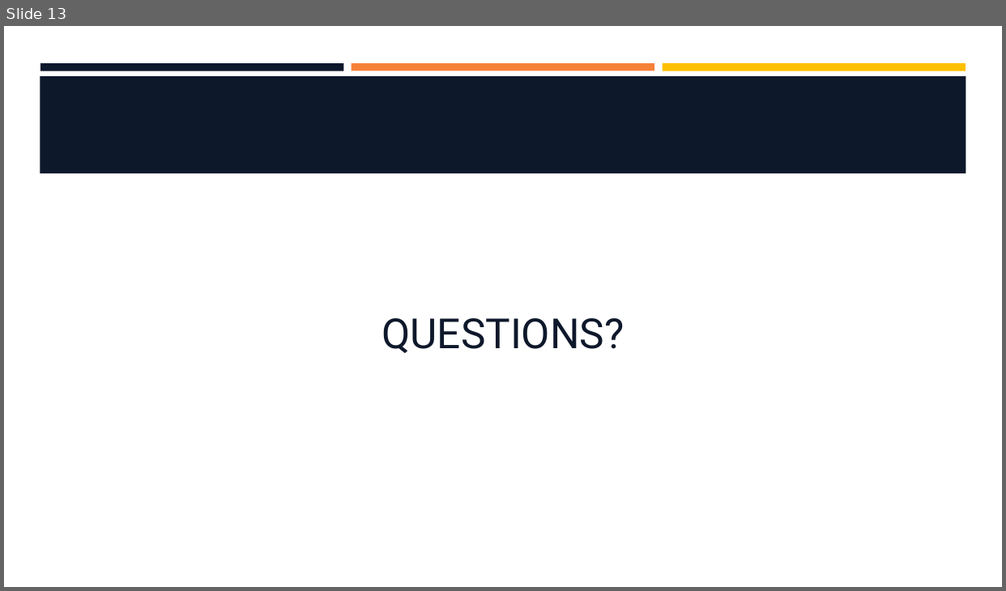
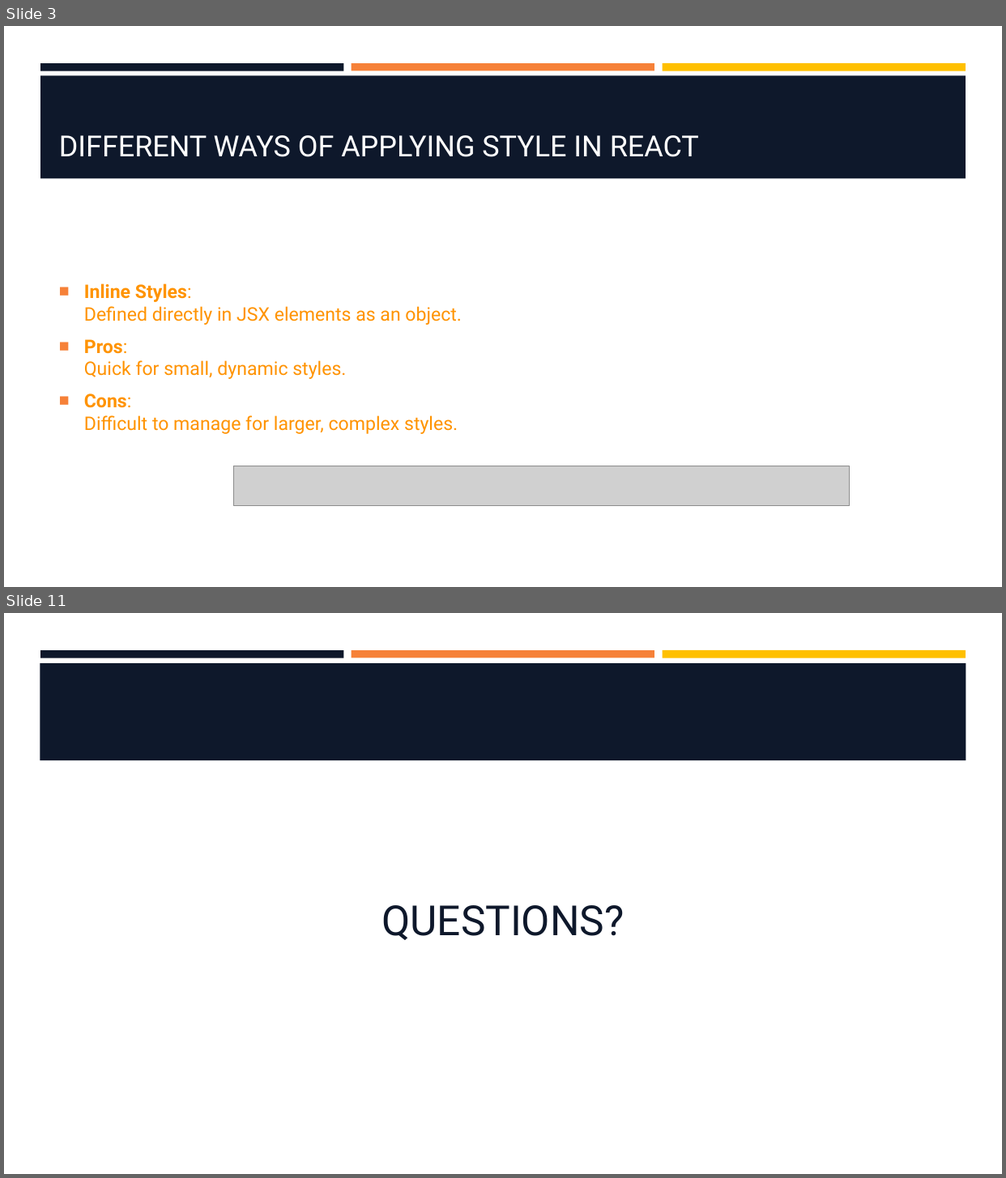
Before and after one commit to hawkeye1900/SBC-Sept24, a slide deck: week-9/W9-S2-Style-and-State/W9-S2-Style-and-State.pptx. Shown one above the other, each under a label of ours: slide 13 before the commit, slides 3 and 11 after it; the slides between them are not shown. The pictures are 1006x591 and 1006x1178 pixels, drawn with LibreOffice and Linux fonts; fonts in the diff are those of the drawing; grey boxes stand for pictures; background and template pictures are left out. Boxes give left, top, right and bottom in pixels: in the first picture for what was removed or moved away, otherwise in the second. Text is boxed around its words. In the diff, an @@ line names an element or a change of style, - is before the commit and + after.

```diff
--- a/week-9/W9-S2-Style-and-State/W9-S2-Style-and-State.pptx
+++ b/week-9/W9-S2-Style-and-State/W9-S2-Style-and-State.pptx
@@ slide 3 added at [4,26,1002,587], background #FFFFFF; not listed: 3 template elements that a slide beside it also shows @@
@@ rectangle added at [40,75,966,179], fill #0E182B @@
@@ title added at [59,135,699,157], 28 pt, text #FFFFFF @@
+DIFFERENT WAYS OF APPLYING STYLE IN REACT
@@ text added at [84,284,462,434], 18 pt, text #FF9300 @@
+■ Inline Styles:
+  Defined directly in JSX elements as an object.
+■ Pros:
+  Quick for small, dynamic styles.
+■ Cons:
+  Difficult to manage for larger, complex styles.
@@ picture added at [234,466,849,506] @@
@@ what was slide 13 is now slide 11 @@
```
Also in this commit, not shown: 3 slides changed, 6 other slides added, 9 slides removed.
